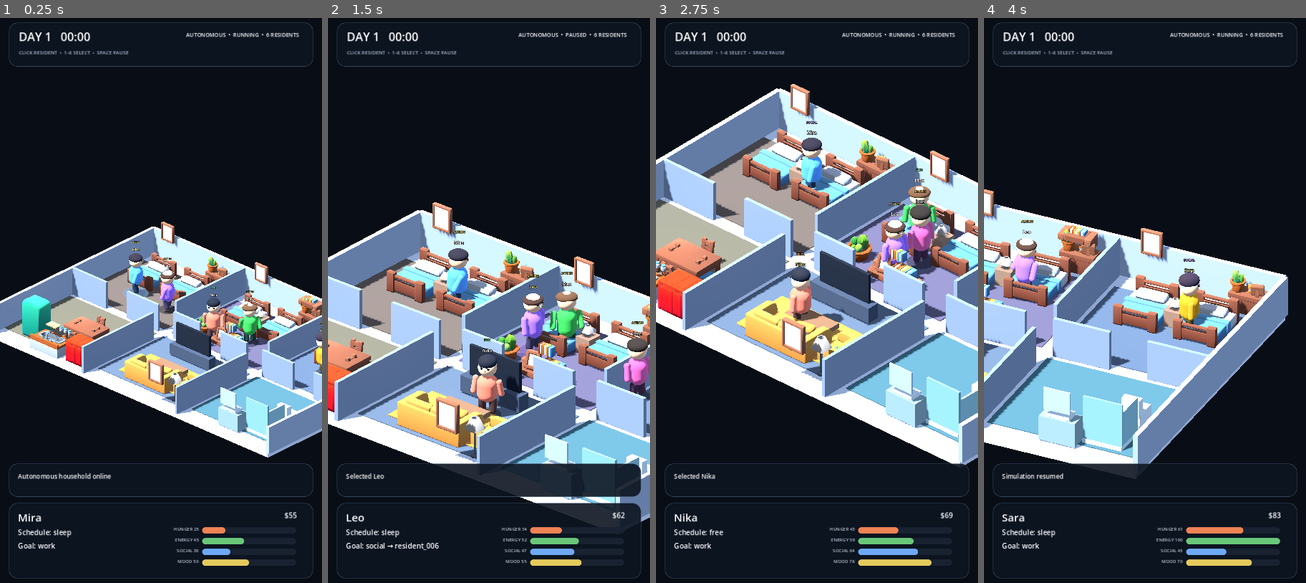
Above: before the commit, frames 1-4 (left to right).
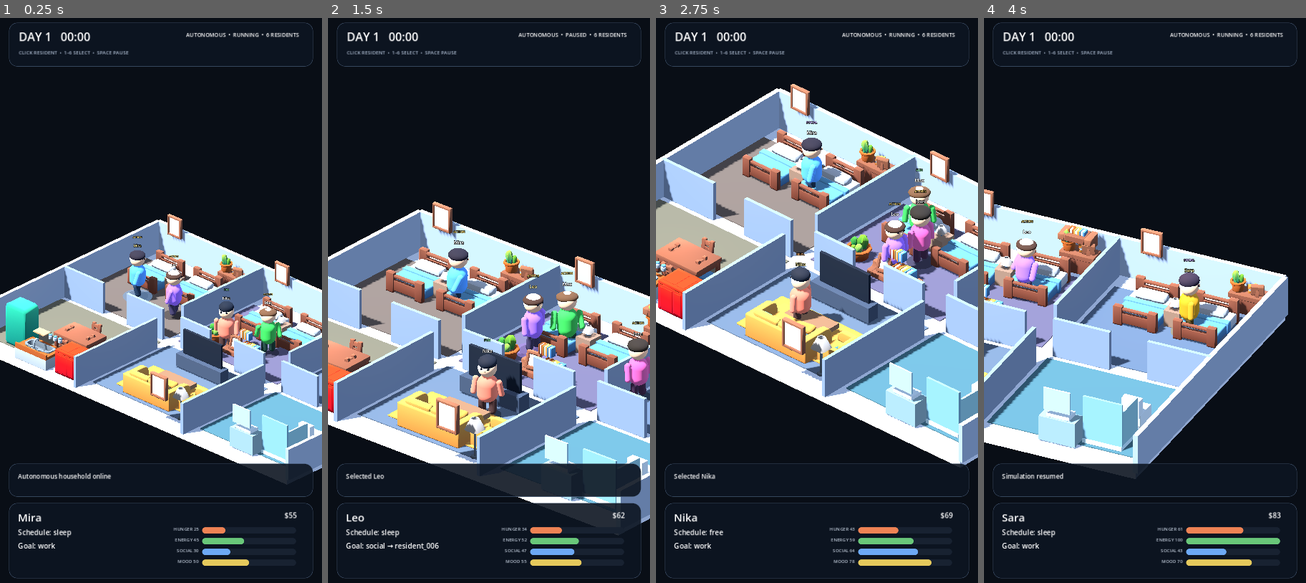
Above: after the commit, the same moments.

Repository: motomotoo2001-maker/lifebox-live
Game: Godot game, scene res://scenes/debug/visual_showcase.tscn
Same seed, same stepped clock (60 frames per second), same inputs: the game is played once before the commit and once after it. The project has no main scene, so this scene is started directly.
Inputs (mouse positions are in pixels of both pictures, inside the frame that each line leads up to):
- Up to frame 1 (0.25 s): no input
- Up to frame 2 (1.5 s): tap Enter at 0.5 s; move the mouse to (559, 272) at 0.52 s; tap 1 at 0.6 s; click (559, 272) at 0.67 s; tap Space at 0.77 s; move the mouse to (424, 328) at 1.27 s; tap 2 at 1.35 s; click (424, 328) at 1.42 s
- Up to frame 3 (2.75 s): tap Space at 1.52 s; move the mouse to (849, 176) at 2.02 s; tap 3 at 2.1 s; click (849, 176) at 2.17 s
- Up to frame 4 (4 s): move the mouse to (1128, 413) at 2.77 s; tap 4 at 2.85 s; click (1128, 413) at 2.92 s; tap Space at 3.02, 3.77 s; move the mouse to (1241, 385) at 3.52 s; tap 5 at 3.6 s; click (1241, 385) at 3.67 s

The runs differ from the first frame. In frame 1, 23% of the frame differs, in the area x 0-100%, y 34-83%; in frame 2, 2.7%; in frame 3, less than 0.1%; in frame 4, nothing differs.

Commit message:
debug: exercise resident selection in visual showcase

Diff:
--- a/scripts/debug/visual_showcase_bootstrap.gd
+++ b/scripts/debug/visual_showcase_bootstrap.gd
@@ -15,7 +15,7 @@
 	_parse_user_args()
 	_build_world()
 	shell.bind_world(_world)
-	shell.hud.set_selected_resident(&"resident_001")
+	shell.select_resident(&"resident_001")
 	shell.hud.set_latest_event("Autonomous household online")
 
 func _process(delta: float) -> void:
